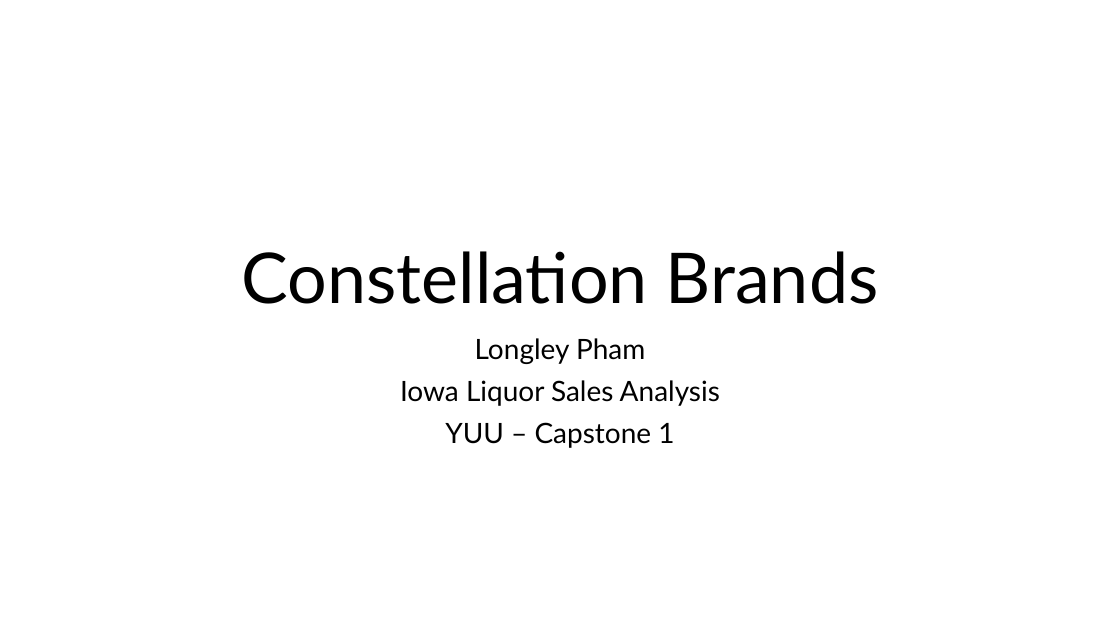
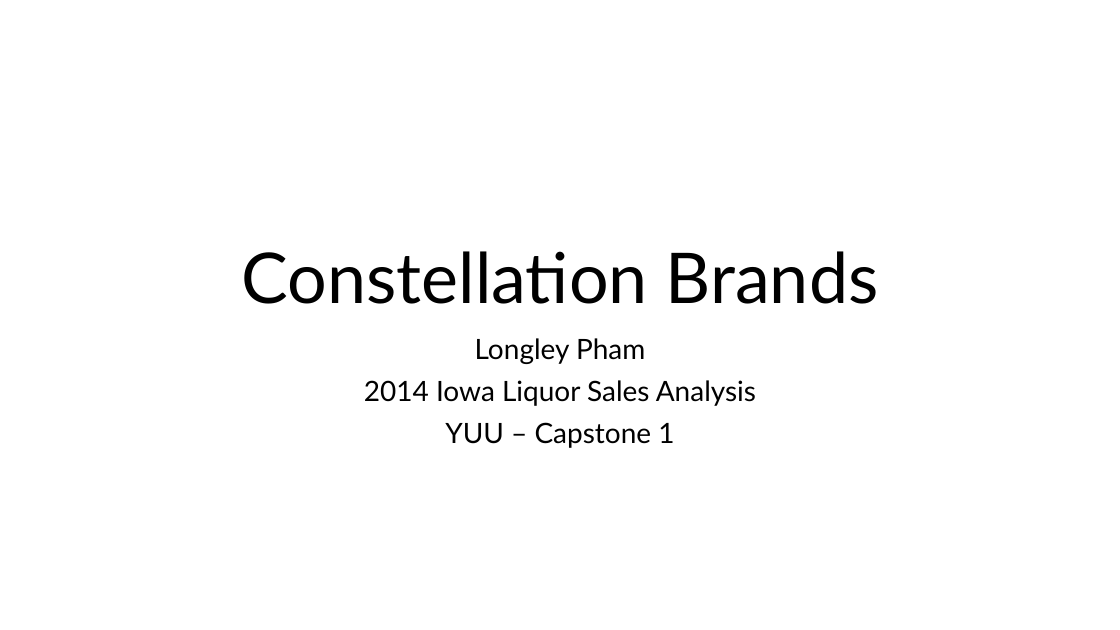
Before and after one commit to ltpham123/data-analytics, a slide deck: slide 1 of week-04/Pham_liquor_sales_presentation.pptx. Drawn at 1120x630 pixels with LibreOffice and Linux fonts; fonts in the diff are those of the drawing. Boxes give left, top, right and bottom in pixels: in the first picture for what was removed or moved away, otherwise in the second. Text is boxed around its words. In the diff, an @@ line names an element or a change of style, - is before the commit and + after.

Commit message:
minor changes to slides

```diff
--- a/week-04/Pham_liquor_sales_presentation.pptx
+++ b/week-04/Pham_liquor_sales_presentation.pptx
@@ subtitle at [364,380,756,406]: text changed @@
-Iowa Liquor Sales Analysis
+2014 Iowa Liquor Sales Analysis
```
